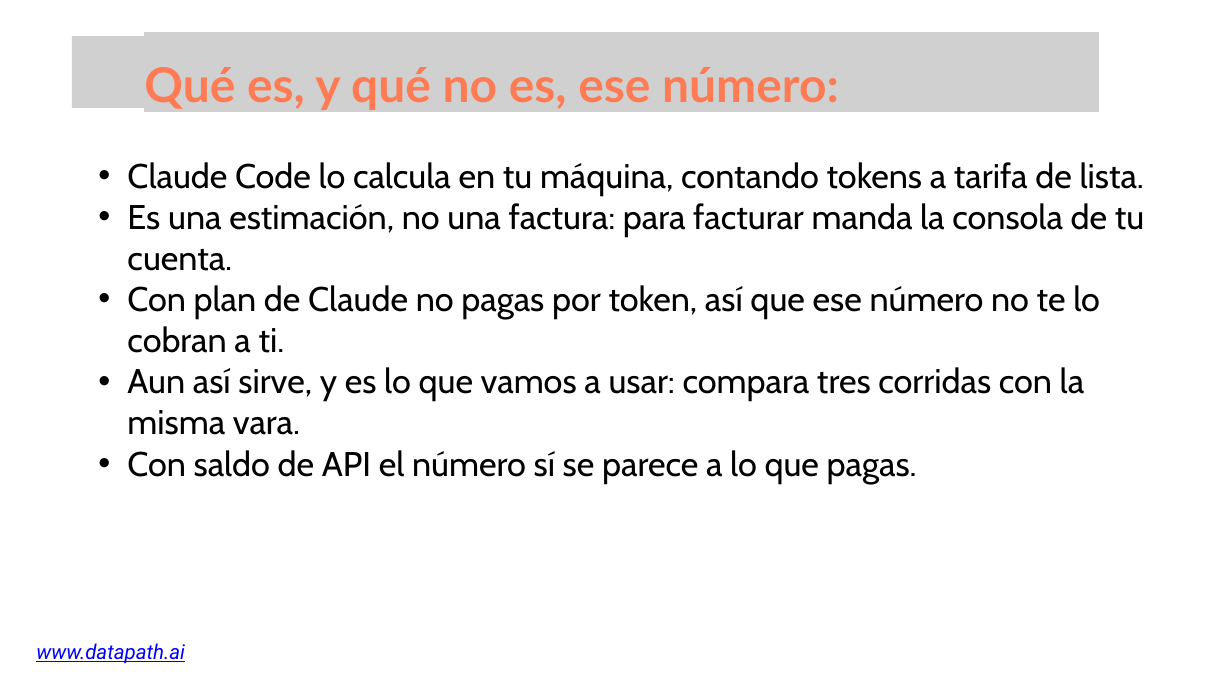
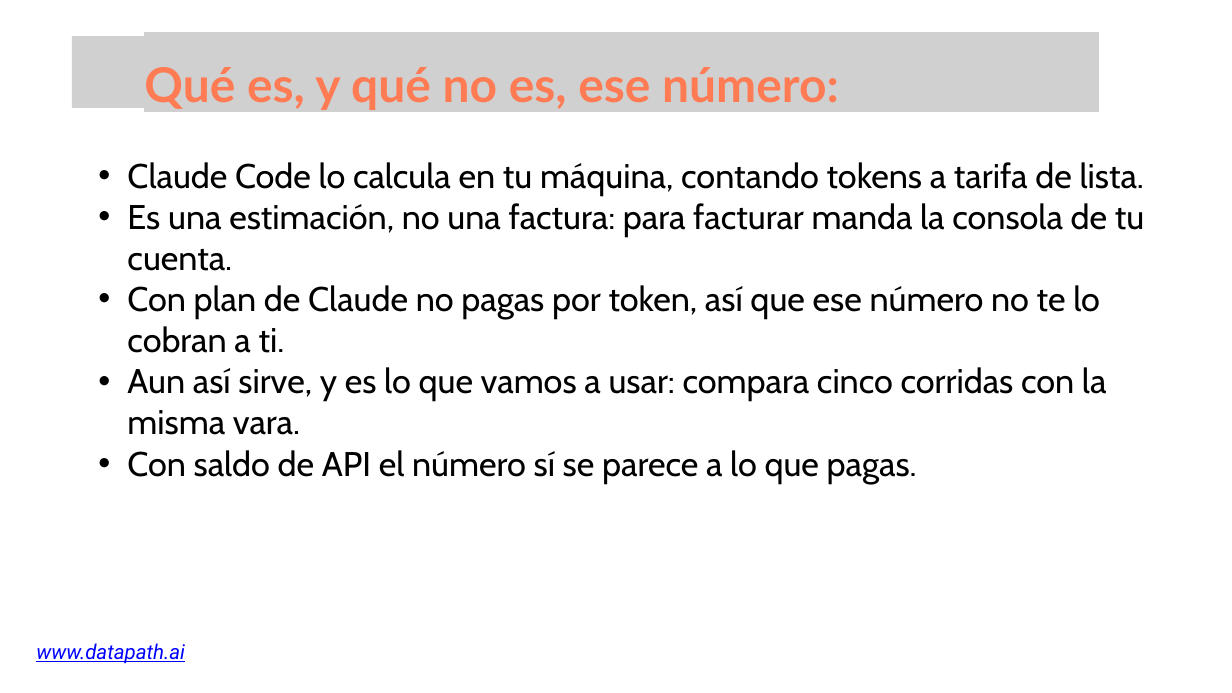
Before and after one commit to growlearnjo/merc_tech, a slide deck: slide 24 of doc_sesions/sesion3/Ed5_sesion3.pptx. Drawn at 1232x693 pixels with LibreOffice and Linux fonts; fonts in the diff are those of the drawing; grey boxes stand for pictures. Boxes give left, top, right and bottom in pixels: in the first picture for what was removed or moved away, otherwise in the second. Text is boxed around its words. In the diff, an @@ line names an element or a change of style, - is before the commit and + after.

```diff
--- a/doc_sesions/sesion3/Ed5_sesion3.pptx
+++ b/doc_sesions/sesion3/Ed5_sesion3.pptx
@@ text at <box>127,367,1107,435</box>: text changed @@
-  • Aun así sirve, y es lo que vamos a usar: compara tres corridas con la misma vara.
+  • Aun así sirve, y es lo que vamos a usar: compara cinco corridas con la misma vara.
```
Also in this commit, not shown: 8 other slides changed, 17 other files.
